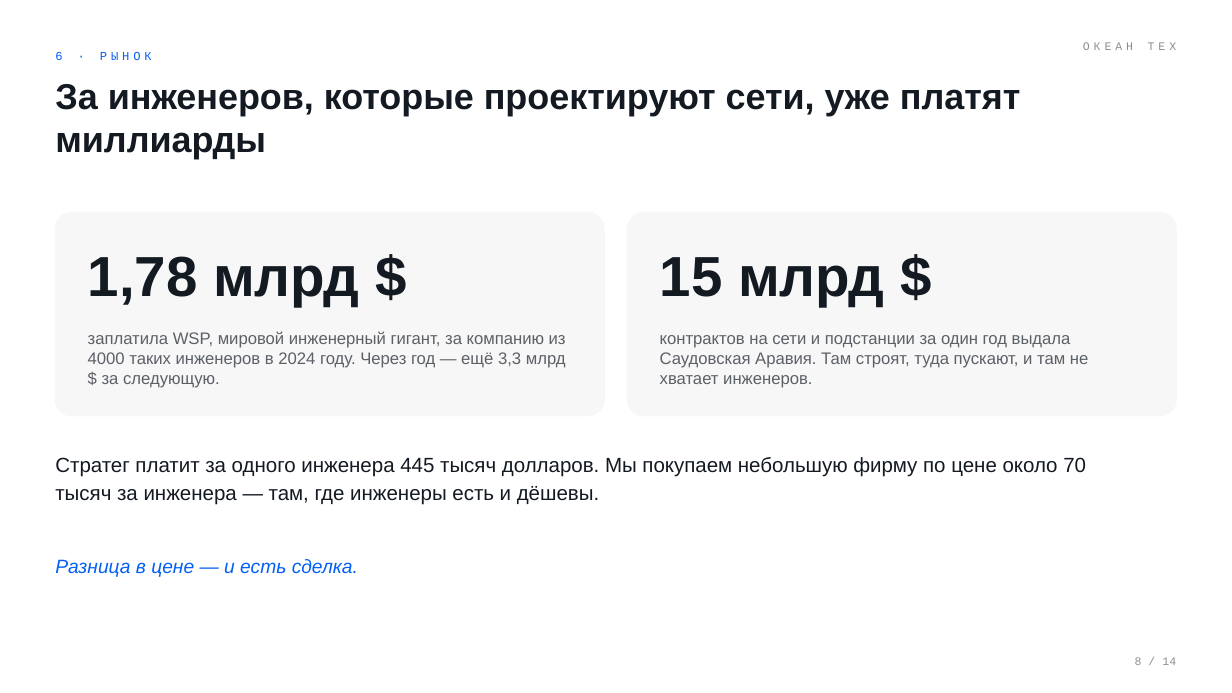
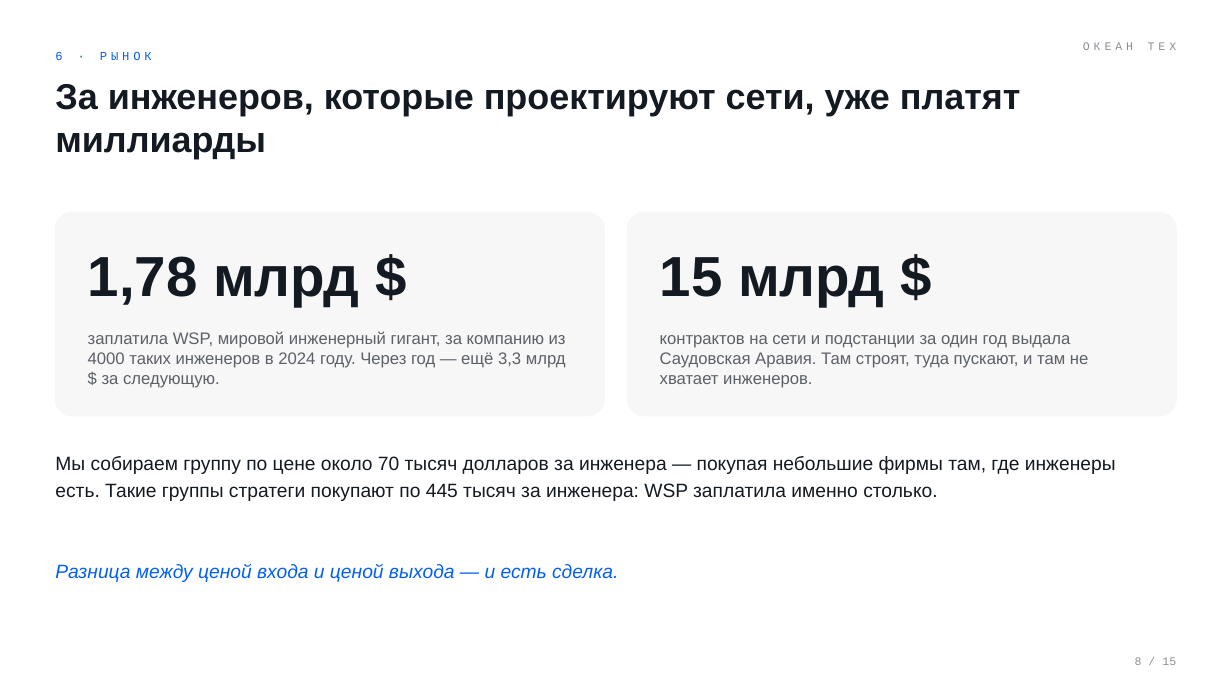
Before and after one commit to komoroshin/research, a slide deck: slide 8 of ai-case-library/research/ventures/grid-plain-deck.pptx. Drawn at 1232x693 pixels with LibreOffice and Linux fonts; fonts in the diff are those of the drawing. Boxes give left, top, right and bottom in pixels: in the first picture for what was removed or moved away, otherwise in the second. Text is boxed around its words. In the diff, an @@ line names an element or a change of style, - is before the commit and + after.

```diff
--- a/ai-case-library/research/ventures/grid-plain-deck.pptx
+++ b/ai-case-library/research/ventures/grid-plain-deck.pptx
@@ text at [55,456,1116,501]: text changed; size 16 to 15 pt @@
-Стратег платит за одного инженера 445 тысяч долларов. Мы покупаем небольшую фирму по цене около 70 тысяч за инженера — там, где инженеры есть и дёшевы.
+Мы собираем группу по цене около 70 тысяч долларов за инженера — покупая небольшие фирмы там, где инженеры есть. Такие группы стратеги покупают по 445 тысяч за инженера: WSP заплатила именно столько.
@@ text at [55,564,618,582]: text changed @@
-Разница в цене — и есть сделка.
+Разница между ценой входа и ценой выхода — и есть сделка.
@@ text at [1135,657,1176,665]: text changed @@
-8 / 14
+8 / 15
```
Also in this commit, not shown: 12 other slides changed, 1 slide added, 3 other files.
